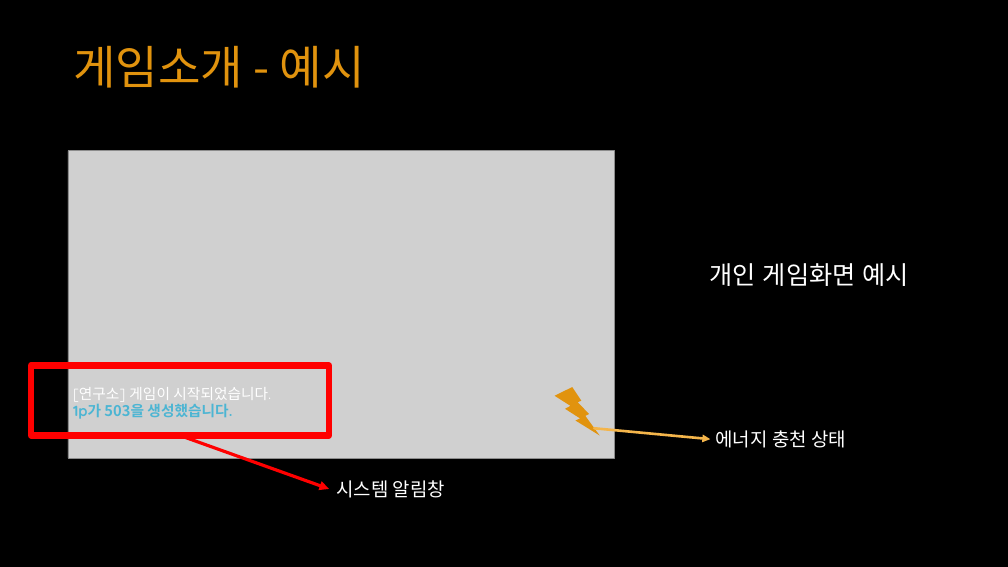
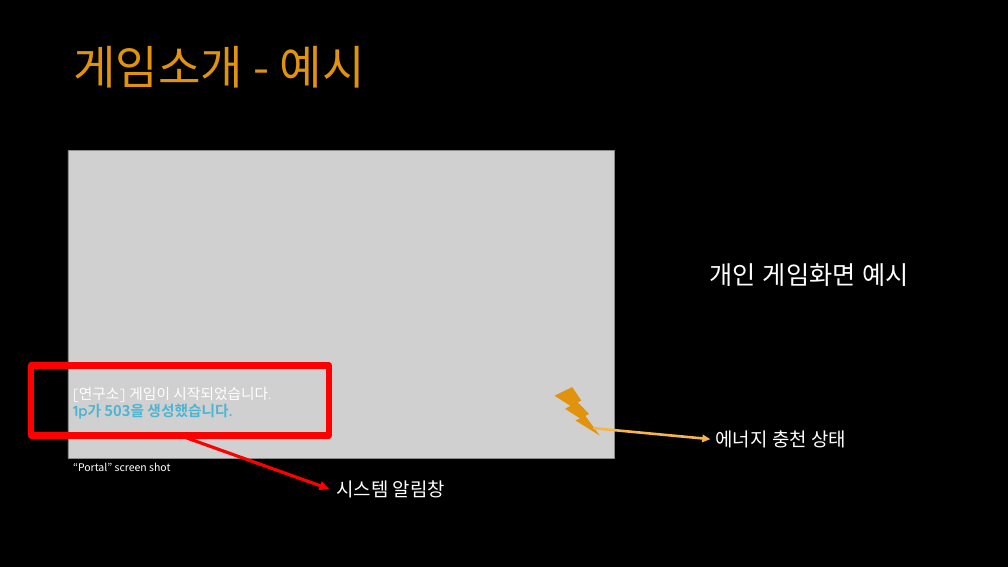
Before and after one commit to YKTeam/Room503, a slide deck: slide 10 of Document/Escape Cube(가제) ppt.pptx. Drawn at 1008x567 pixels with LibreOffice and Linux fonts; fonts in the diff are those of the drawing; grey boxes stand for pictures. Boxes give left, top, right and bottom in pixels: in the first picture for what was removed or moved away, otherwise in the second. Text is boxed around its words. In the diff, an @@ line names an element or a change of style, - is before the commit and + after.

```diff
--- a/Document/Escape Cube(가제) ppt.pptx
+++ b/Document/Escape Cube(가제) ppt.pptx
@@ text added at box(73, 462, 170, 471), 10 pt, text #FFFFFF @@
+“Portal” screen shot
```
Also in this commit, not shown: 8 other slides changed.
